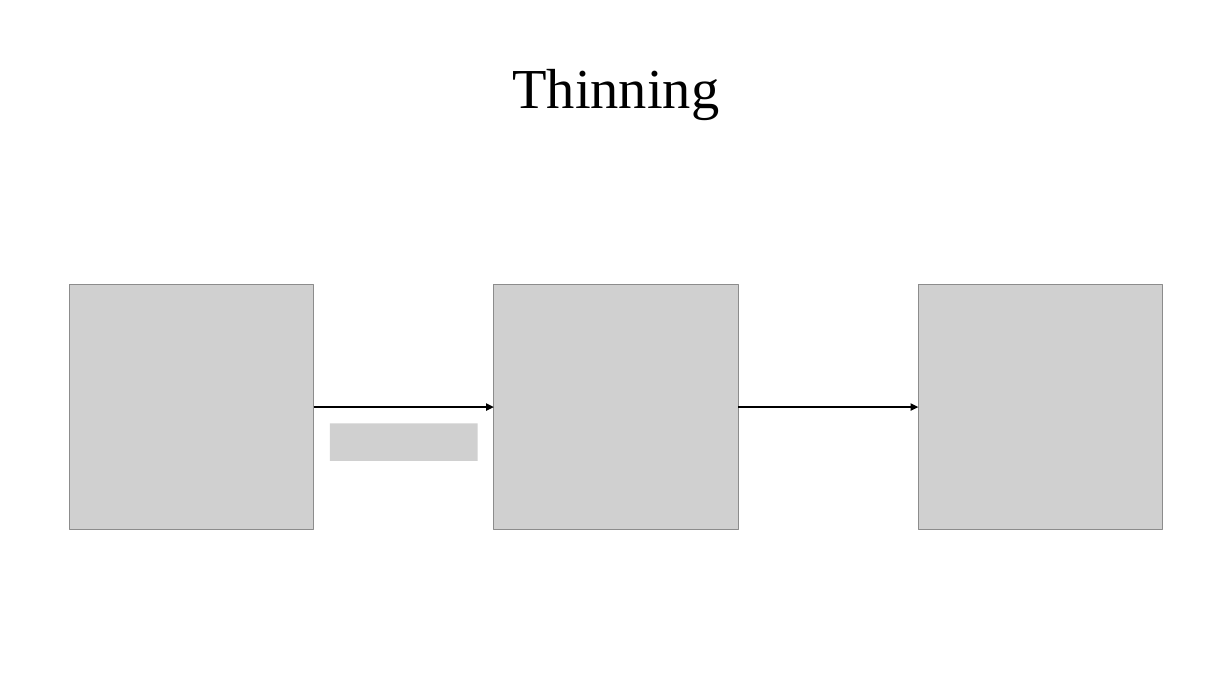
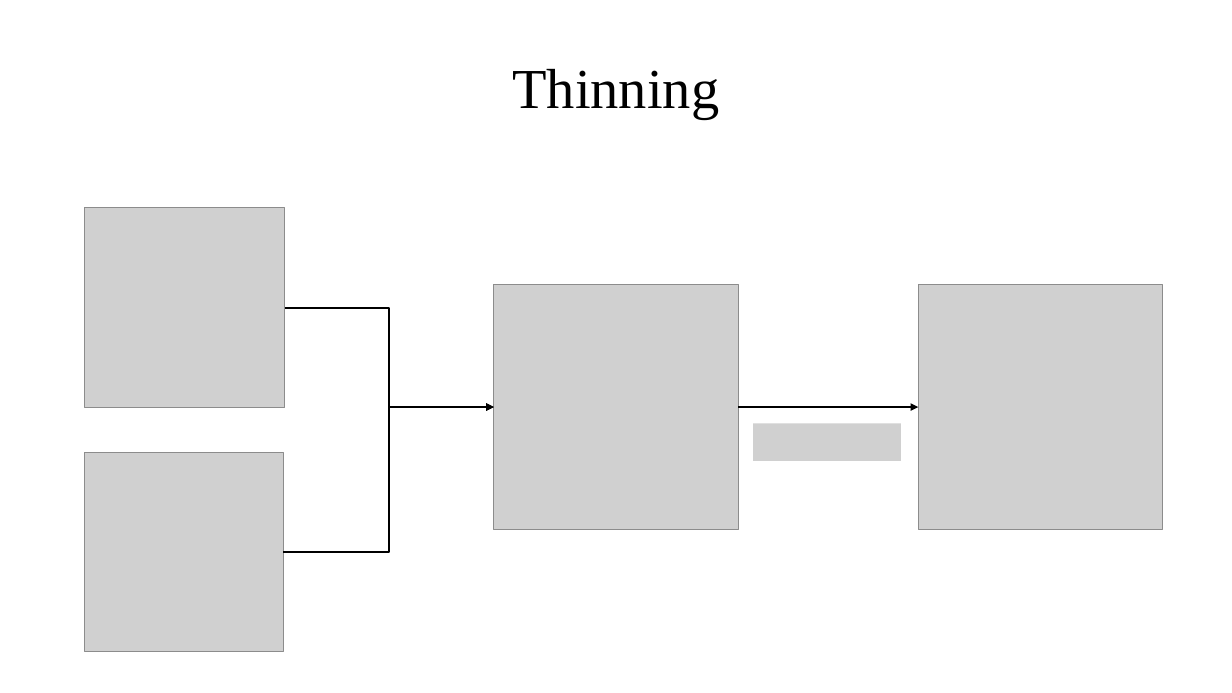
Before and after one commit to ChristianSieh/PointProcessing, a slide deck: slide 7 of Images/Presentation/ImageReconstruction.pptx. Drawn at 1232x693 pixels with LibreOffice and Linux fonts; fonts in the diff are those of the drawing; grey boxes stand for pictures. Boxes give left, top, right and bottom in pixels: in the first picture for what was removed or moved away, otherwise in the second. Text is boxed around its words. In the diff, an @@ line names an element or a change of style, - is before the commit and + after.

```diff
--- a/Images/Presentation/ImageReconstruction.pptx
+++ b/Images/Presentation/ImageReconstruction.pptx
@@ picture: place and size @@
-picture at bbox=[69, 285, 313, 529]
+picture at bbox=[85, 208, 286, 409]
@@ elbow arrow added from (285, 308) to (494, 408), #000000 1.5 pt @@
@@ elbow arrow added from (284, 553) to (494, 408), #000000 1.5 pt @@
@@ arrow removed from (313, 408) to (494, 408) @@
@@ picture removed at bbox=[330, 423, 478, 460] @@
@@ picture added at bbox=[753, 423, 901, 460] @@
@@ picture added at bbox=[85, 453, 284, 653] @@
```
Also in this commit, not shown: 1 other file.
